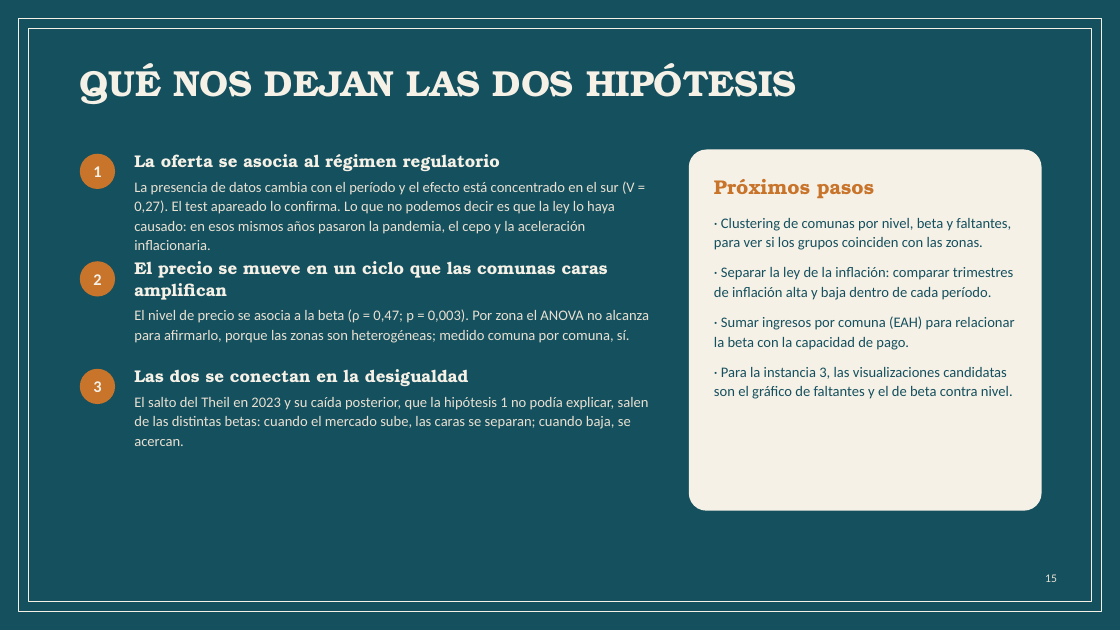
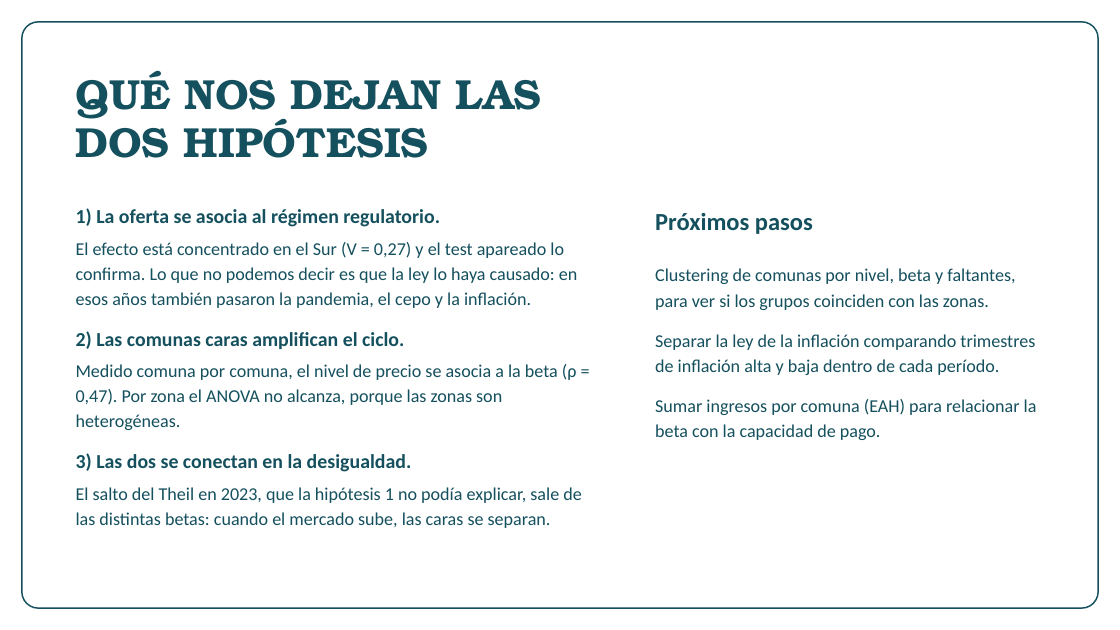
Before and after one commit to n4chogarcia-eng/tp_alquileres_caba, a slide deck: slide 16 of TP_instancia2_alquileres_CABA.pptx. Drawn at 1120x630 pixels with LibreOffice and Linux fonts; fonts in the diff are those of the drawing; background and template pictures are left out. Boxes give left, top, right and bottom in pixels: in the first picture for what was removed or moved away, otherwise in the second. Text is boxed around its words. In the diff, an @@ line names an element or a change of style, - is before the commit and + after.

Commit message:
Rehago la presentación de la instancia 2 con el estilo de referencia y agrego los gráficos de las correcciones

```diff
--- a/TP_instancia2_alquileres_CABA.pptx
+++ b/TP_instancia2_alquileres_CABA.pptx
@@ rectangle removed at [0,0,1120,630] @@
@@ rounded rectangle: place and size @@
-rounded rectangle at [18,18,1102,612]
+rounded rectangle at [22,22,1098,608]
@@ rounded rectangle at [22,22,1098,608]: rectangle to rounded rectangle; outline #F6F1E7 1 pt to #15505E 1.25 pt @@
@@ rectangle removed at [29,29,1091,602] @@
@@ text "QUÉ NOS DEJAN LAS DOS ...": place and size @@
-text "QUÉ NOS DEJAN LAS DOS ..." at [80,63,797,104]
+text "QUÉ NOS DEJAN LAS DOS ..." at [76,70,541,158]
@@ text "QUÉ NOS DEJAN LAS DOS ..." at [76,70,541,158]: size 31 to 36 pt, text colour #F6F1E7 to #15505E; line spacing 0.98 to 0.95 @@
@@ ellipse removed at [80,154,115,189] @@
-1
@@ text removed at [134,154,635,250] @@
-La oferta se asocia al régimen regulatorio
-La presencia de datos cambia con el período y el efecto está concentrado en el sur (V = 0,27). El test apareado lo confirma. Lo que no podemos decir es que la ley lo haya causado: en esos mismos años pasaron la pandemia, el cepo y la aceleración inflacionaria.
@@ rounded rectangle removed at [689,150,1042,511] @@
@@ text added at [76,208,581,528], 15.5 pt, text #15505E @@
+1) La oferta se asocia al régimen regulatorio.
+El efecto está concentrado en el Sur (V = 0,27) y el test apareado lo confirma. Lo que no podemos decir es que la ley lo haya causado: en esos años también pasaron la pandemia, el cepo y la inflación.
+2) Las comunas caras amplifican el ciclo.
+Medido comuna por comuna, el nivel de precio se asocia a la beta (ρ = 0,47). Por zona el ANOVA no alcanza, porque las zonas son heterogéneas.
+3) Las dos se conectan en la desigualdad.
+El salto del Theil en 2023, que la hipótesis 1 no podía explicar, sale de las distintas betas: cuando el mercado sube, las caras se separan.
@@ text added at [655,213,813,234], 21 pt, text #15505E, bold @@
+Próximos pasos
@@ ellipse removed at [80,261,115,297] @@
-2
@@ text removed at [134,261,649,343] @@
-El precio se mueve en un ciclo que las comunas caras amplifican
-El nivel de precio se asocia a la beta (ρ = 0,47; p = 0,003). Por zona el ANOVA no alcanza para afirmarlo, porque las zonas son heterogéneas; medido comuna por comuna, sí.
@@ text at [655,268,1037,440]: text changed; size 12.5 to 15.5 pt @@
-Próximos pasos
-· Clustering de comunas por nivel, beta y faltantes, para ver si los grupos coinciden con las zonas.
-· Separar la ley de la inflación: comparar trimestres de inflación alta y baja dentro de cada período.
-· Sumar ingresos por comuna (EAH) para relacionar la beta con la capacidad de pago.
-· Para la instancia 3, las visualizaciones candidatas son el gráfico de faltantes y el de beta contra nivel.
+Clustering de comunas por nivel, beta y faltantes, para ver si los grupos coinciden con las zonas.
+Separar la ley de la inflación comparando trimestres de inflación alta y baja dentro de cada período.
+Sumar ingresos por comuna (EAH) para relacionar la beta con la capacidad de pago.
@@ ellipse removed at [80,369,115,404] @@
-3
@@ text removed at [134,369,649,446] @@
-Las dos se conectan en la desigualdad
-El salto del Theil en 2023 y su caída posterior, que la hipótesis 1 no podía explicar, salen de las distintas betas: cuando el mercado sube, las caras se separan; cuando baja, se acercan.
@@ text removed at [1045,574,1057,582] @@
-15
```
Also in this commit, not shown: 13 other slides changed, 2 slides added, 2 slides removed, 5 other files.
